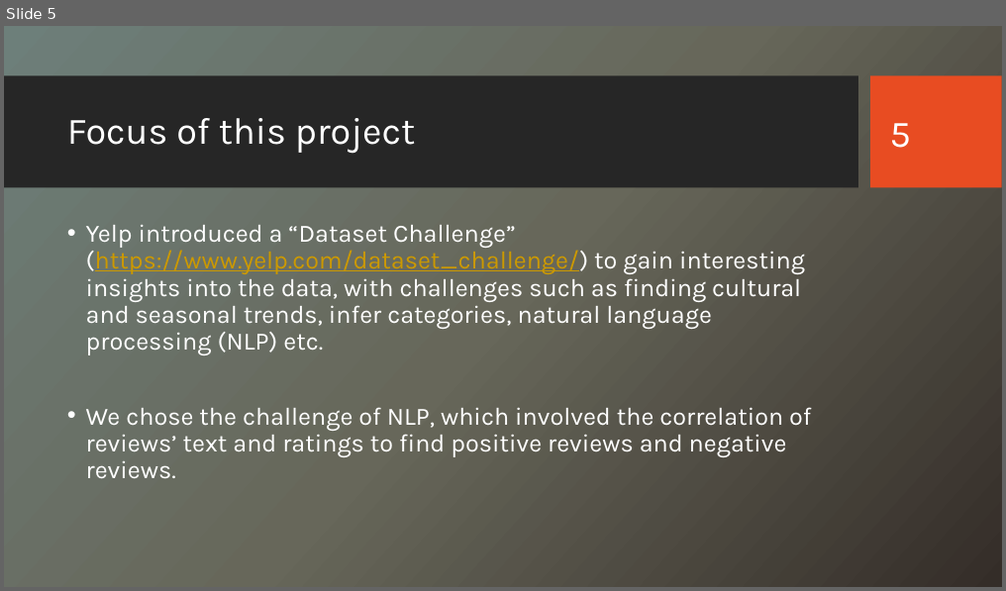
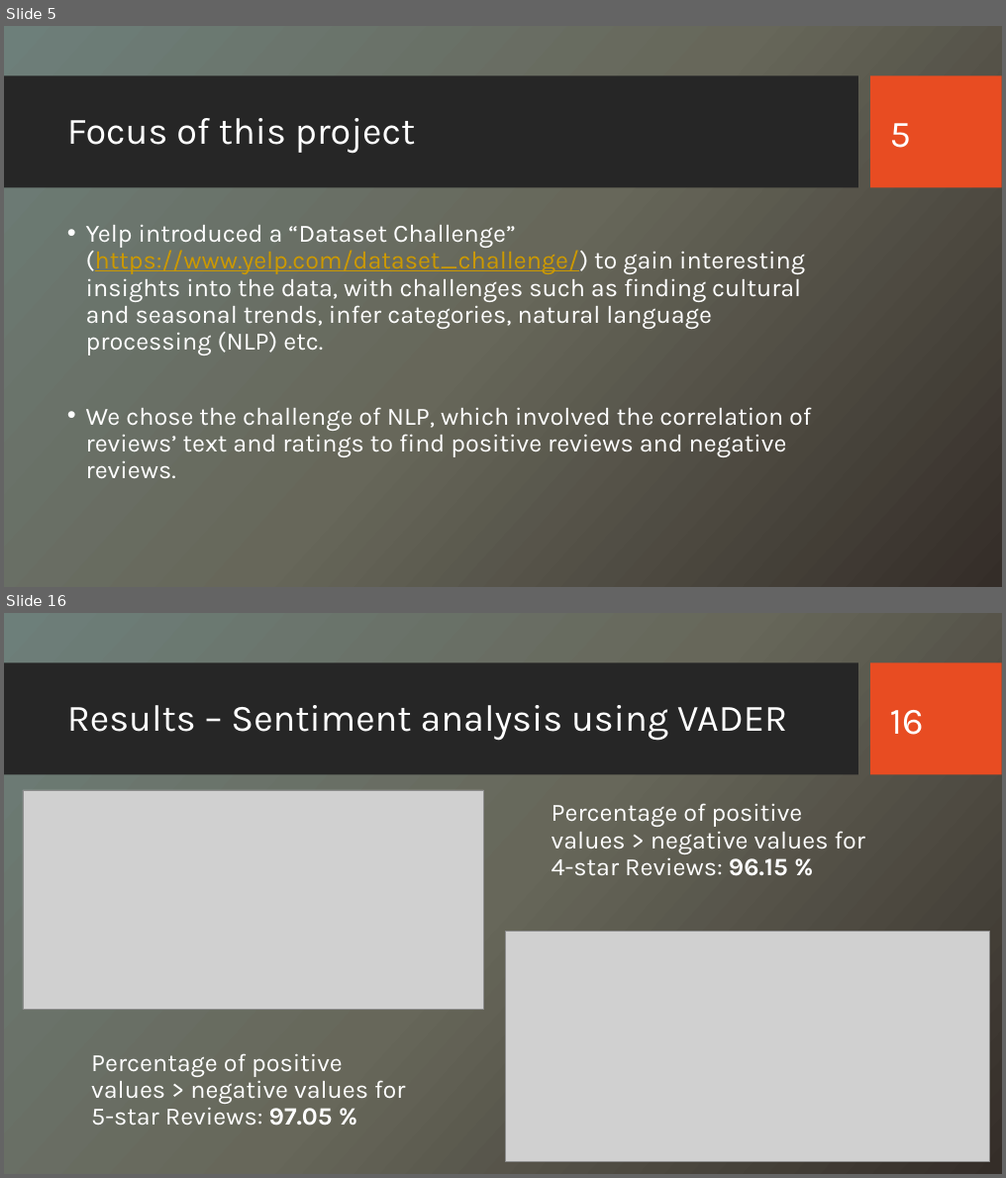
Before and after one commit to CS223-YelpReview/Yelp-NLP, a slide deck: Yelp Reviews – A Study.pptx. Shown one above the other, each under a label of ours: slide 5 before the commit, slides 5 and 16 after it; the slides between them are not shown. The pictures are 1006x591 and 1006x1178 pixels, drawn with LibreOffice and Linux fonts; fonts in the diff are those of the drawing; grey boxes stand for pictures; background and template pictures are left out. Boxes give left, top, right and bottom in pixels: in the first picture for what was removed or moved away, otherwise in the second. Text is boxed around its words. In the diff, an @@ line names an element or a change of style, - is before the commit and + after.

```diff
--- a/Yelp Reviews – A Study.pptx
+++ b/Yelp Reviews – A Study.pptx
@@ slide 16 added at box(4, 613, 1002, 1174), background picture (left out); not listed: 2 template elements that a slide beside it also shows @@
@@ title added at box(67, 705, 787, 740), 36 pt, text #FFFFFF @@
+Results – Sentiment analysis using VADER
@@ page number added at box(890, 710, 924, 735), 36 pt, text #FFFFFF @@
+16
@@ picture added at box(23, 790, 484, 1010) @@
@@ text added at box(551, 803, 865, 876), 24 pt, text #FFFFFF @@
+Percentage of positive values > negative values for 4-star Reviews: 96.15 %
@@ picture added at box(506, 931, 990, 1161) @@
@@ text added at box(91, 1054, 405, 1126), 24 pt, text #FFFFFF @@
+Percentage of positive values > negative values for 5-star Reviews: 97.05 %
```
Also in this commit, not shown: 6 slides changed, 6 other slides added, 1 slide removed.
